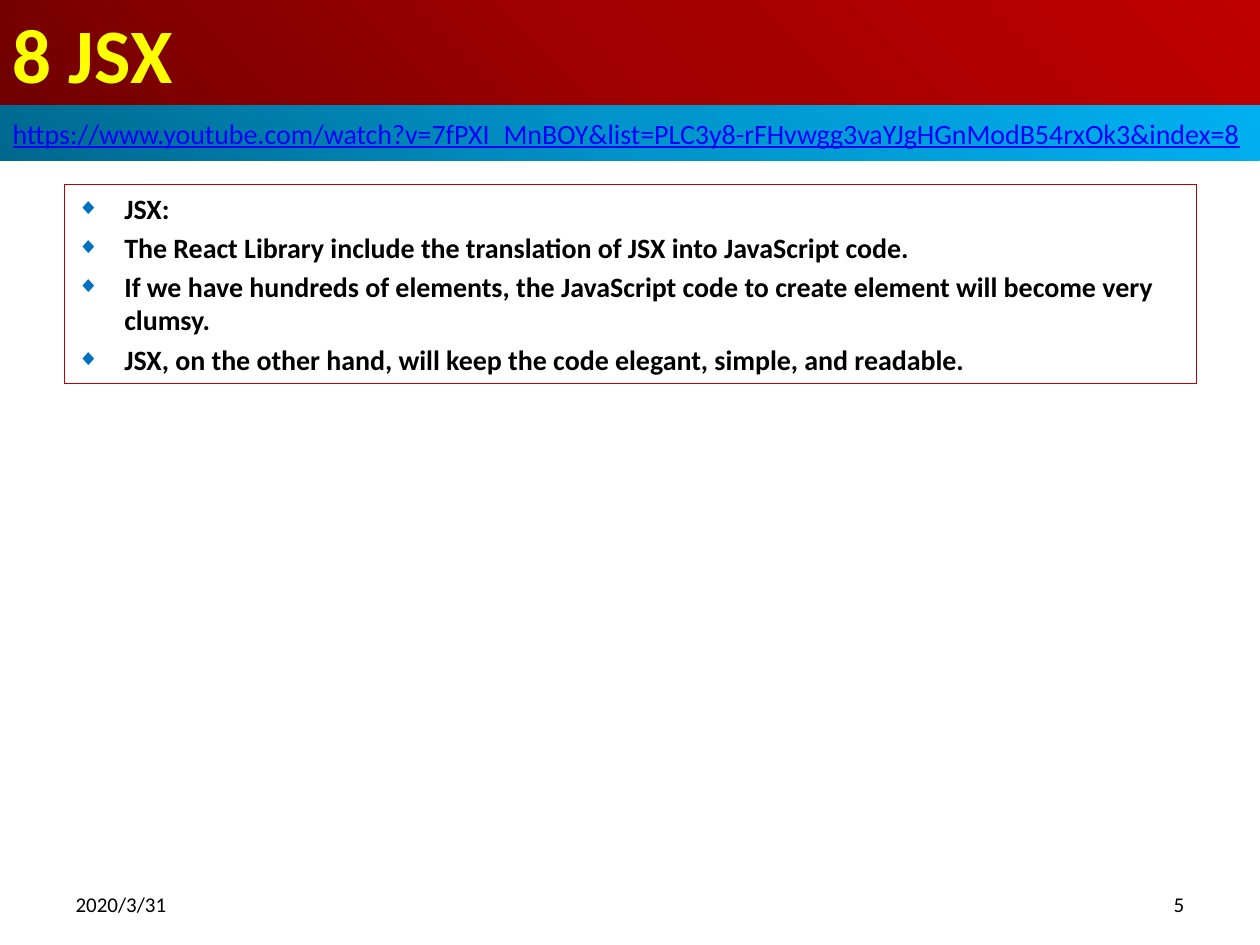
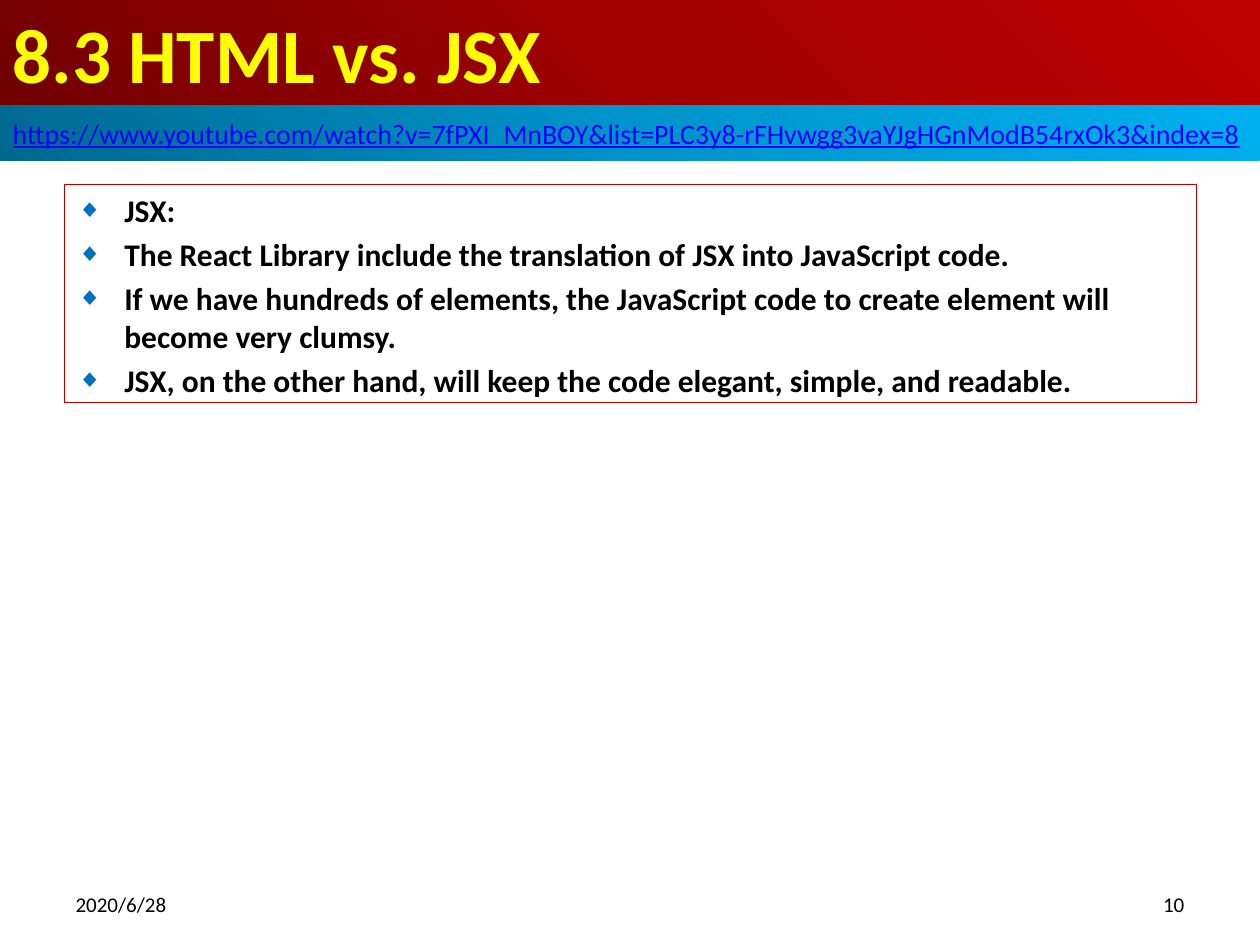
Before and after one commit to peterhchen/800-React-Hook, a slide deck: slide 10 of 08_JSX.pptx (slide 5 before the commit). Drawn at 1260x945 pixels with LibreOffice and Linux fonts; fonts in the diff are those of the drawing. Boxes give left, top, right and bottom in pixels: in the first picture for what was removed or moved away, otherwise in the second. Text is boxed around its words. In the diff, an @@ line names an element or a change of style, - is before the commit and + after.

Commit message:
HTML vs. JSX
HTML -> JSX:
class -> className
for -> htmlFor
onclick -> onClick
tableindex -> tableIndex

```diff
--- a/08_JSX.pptx
+++ b/08_JSX.pptx
@@ title at [13, 30, 541, 84]: text changed @@
-8 JSX
+8.3 HTML vs. JSX
@@ subtitle "JSX:": place and size @@
-subtitle "JSX:" at [64, 185, 1197, 383]
+subtitle "JSX:" at [64, 185, 1197, 403]
@@ subtitle "JSX:" at [64, 185, 1197, 403]: size 16 to 18 pt @@
@@ text at [76, 897, 167, 913]: text changed @@
-2020/3/31
+2020/6/28
@@ page number at [1163, 898, 1184, 912]: text changed @@
-5
+10
```
Also in this commit, not shown: 7 other slides changed, 9 slides added.
